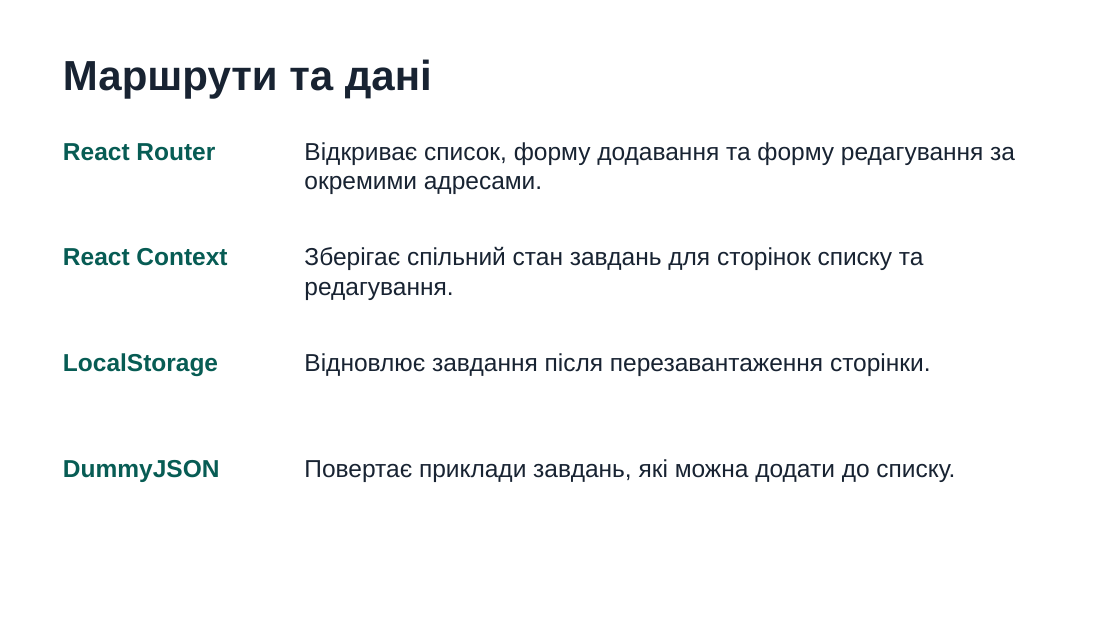
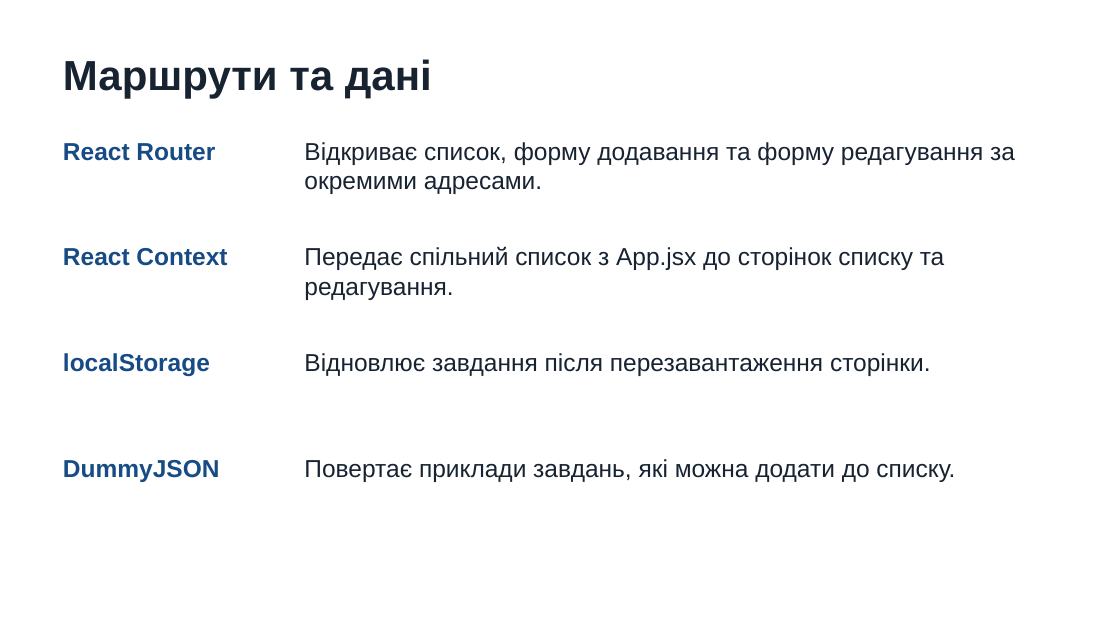
Before and after one commit to shestakovrostuslav-spec/React, a slide deck: slide 4 of docs/ToDo-Manager.pptx. Drawn at 1120x630 pixels with LibreOffice and Linux fonts; fonts in the diff are those of the drawing. Boxes give left, top, right and bottom in pixels: in the first picture for what was removed or moved away, otherwise in the second. Text is boxed around its words. In the diff, an @@ line names an element or a change of style, - is before the commit and + after.

```diff
--- a/docs/ToDo-Manager.pptx
+++ b/docs/ToDo-Manager.pptx
@@ text at (304,246,945,300): text changed @@
-Зберігає спільний стан завдань для сторінок списку та редагування.
+Передає спільний список з App.jsx до сторінок списку та редагування.
@@ text at (63,353,210,376): text changed; text colour #075C54 to #174B86 @@
-LocalStorage
+localStorage
@@ text colour #075C54 to #174B86 in 3 elements at (63,143,215,161), (63,248,227,266), (63,460,219,482) @@
```
Also in this commit, not shown: 4 other slides changed, 20 other files.
